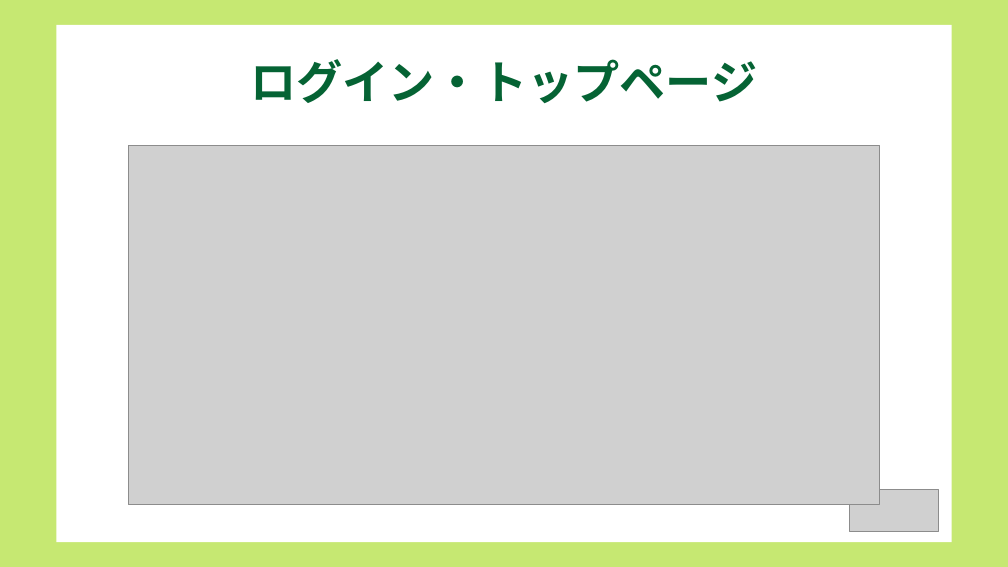
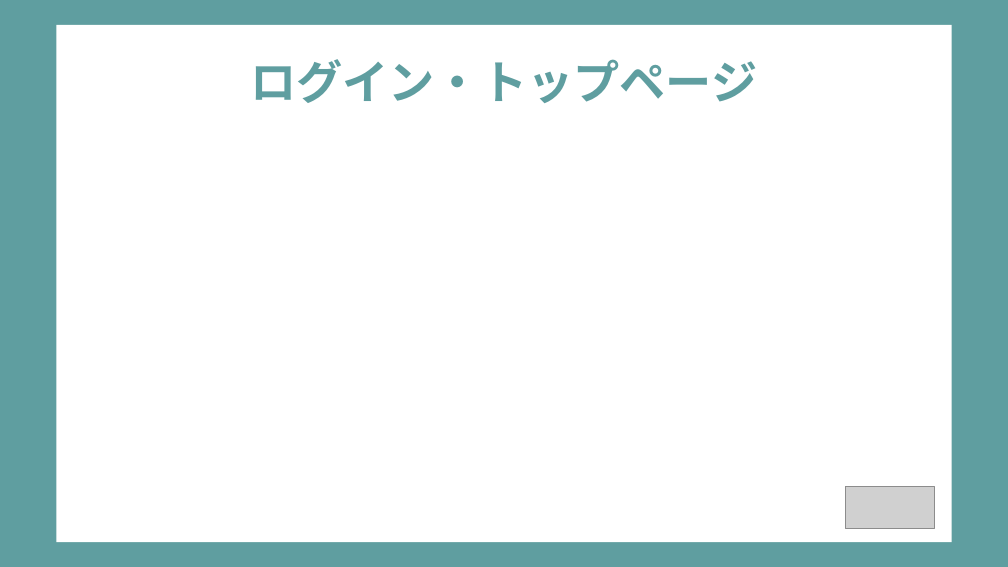
Before and after one commit to dojo2022/B-3, a slide deck: slide 6 of doc/B-3_配布資料/B3炙りえんがわ_成果発表会資料.pptx. Drawn at 1008x567 pixels with LibreOffice and Linux fonts; fonts in the diff are those of the drawing; grey boxes stand for pictures. Boxes give left, top, right and bottom in pixels: in the first picture for what was removed or moved away, otherwise in the second. Text is boxed around its words. In the diff, an @@ line names an element or a change of style, - is before the commit and + after.

```diff
--- a/doc/B-3_配布資料/B3炙りえんがわ_成果発表会資料.pptx
+++ b/doc/B-3_配布資料/B3炙りえんがわ_成果発表会資料.pptx
@@ background #C6E872 to #5F9EA0 @@
@@ title "ログイン・トップページ" at (250, 59, 757, 103): text colour #056334 to #5F9EA0 @@
@@ picture removed at (129, 145, 880, 505) @@
@@ picture: place and size @@
-picture at (849, 489, 938, 531)
+picture at (845, 487, 935, 529)
```
Also in this commit, not shown: 19 other slides changed.
